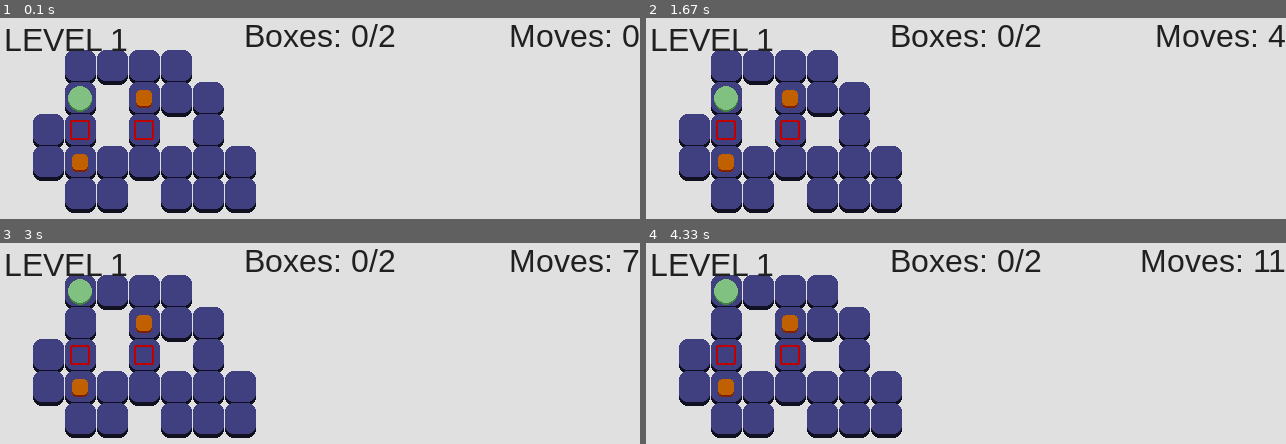
Above: before the commit, frames 1-4 (two rows, left to right).
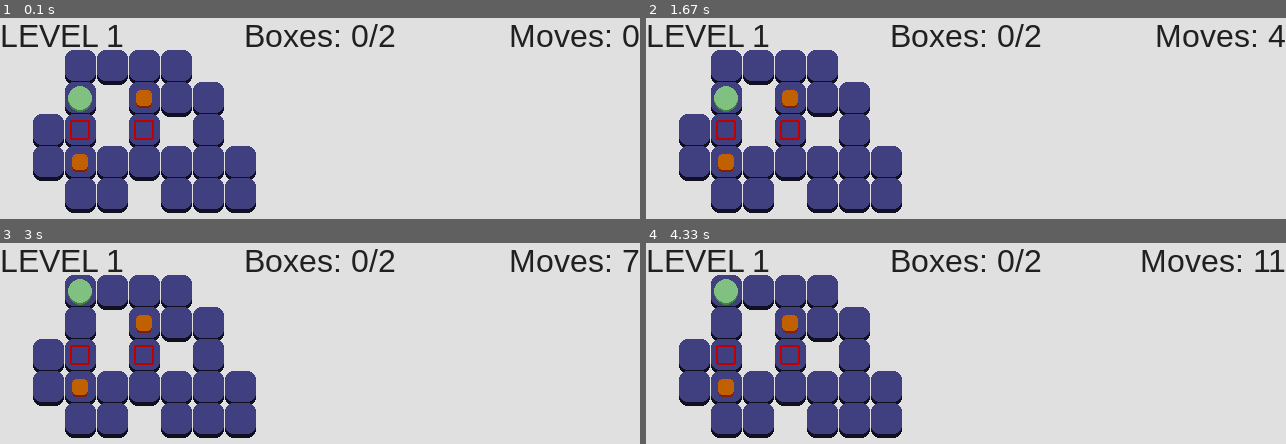
Above: after the commit, the same moments.

Repository: JasonNumberThirteen/pygameSokoban
Game: pygame game, started from sokoban.py
Same seed, same stepped clock (60 frames per second), same inputs: the game is played once before the commit and once after it.
Inputs:
- Up to frame 1 (0.1 s): no input
- Up to frame 2 (1.67 s): hold W 0.33-0.8 s; hold S 0.83-1.13 s; hold W 1.17-1.53 s; hold S from 1.57 s (still down)
- Up to frame 3 (3 s): release S at 1.93 s; hold W 1.97-2.27 s; hold S 2.3-2.6 s; hold W from 2.63 s (still down)
- Up to frame 4 (4.33 s): release W at 3 s; hold S 3.03-3.4 s; hold W 3.43-3.73 s; hold S 3.77-4.07 s; hold W from 4.1 s (still down)

The runs differ from the first frame. In frame 1, 1.3% of the frame differs, in the area x 0-20%, y 3-17%; in frame 2, 1.3%; in frame 3, 1.3%; in frame 4, 1.3%.

Commit message:
Add an update of the level counter

Diff:
--- a/game_manager.py
+++ b/game_manager.py
@@ -18,7 +18,7 @@
 		self.on_level_start()
 
 	def on_level_start(self):
-		self.ui.update()
+		self.ui.update_on_start()
 
 	def advance_to_next_level(self):
 		self.level_number += 1
--- a/game_ui.py
+++ b/game_ui.py
@@ -17,6 +17,10 @@
 		self.boxes_counter.draw(surface)
 		self.level_complete_text.draw(surface)
 
+	def update_on_start(self):
+		self.level_counter.update(self.gm.level_number)
+		self.update()
+
 	def update(self):
 		self.moves_counter.update(self.gm.level.player.moves)
 		self.boxes_counter.update(self.gm.level)
--- a/level_counter.py
+++ b/level_counter.py
@@ -5,3 +5,6 @@
 class LevelCounter(text.Text):
 	def __init__(self, level_number):
 		super().__init__(LEVEL_TEXT + " " + str(level_number), 4, 4)
+
+	def update(self, value):
+		self.set_text(LEVEL_TEXT + " " + str(value))
